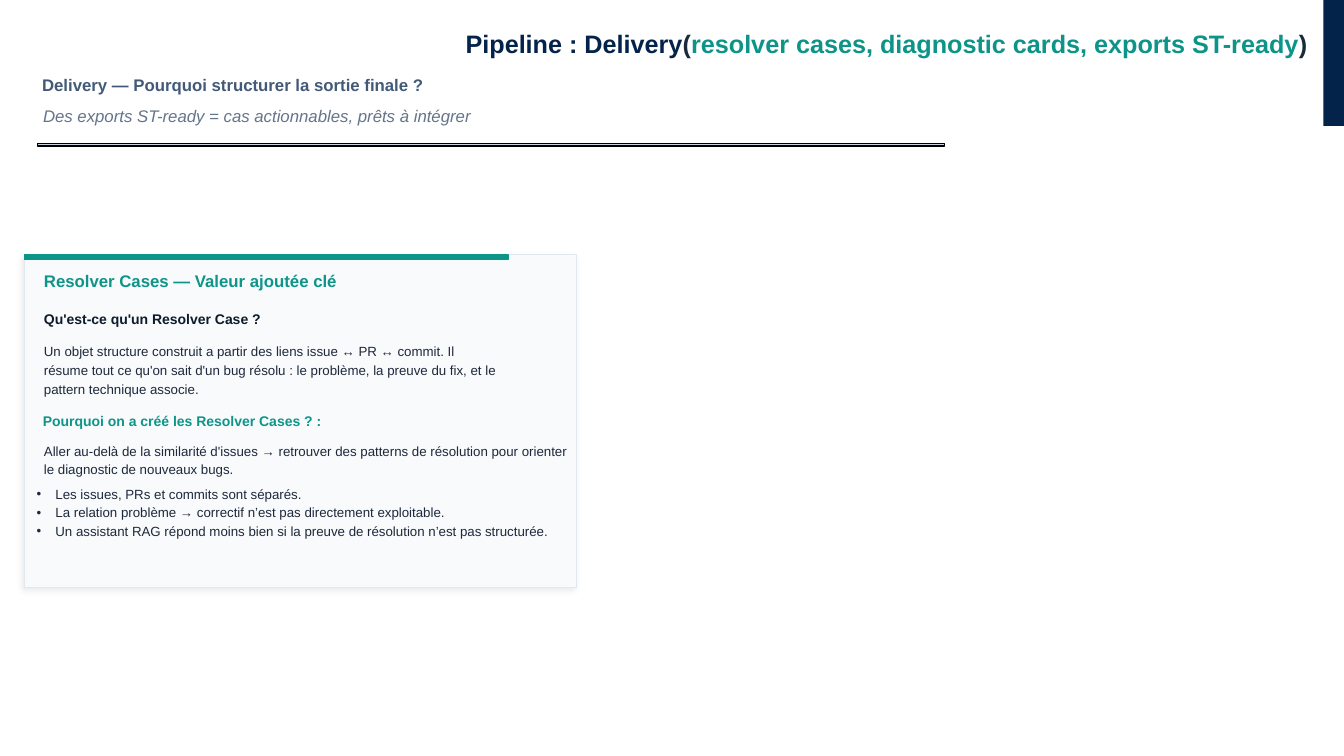
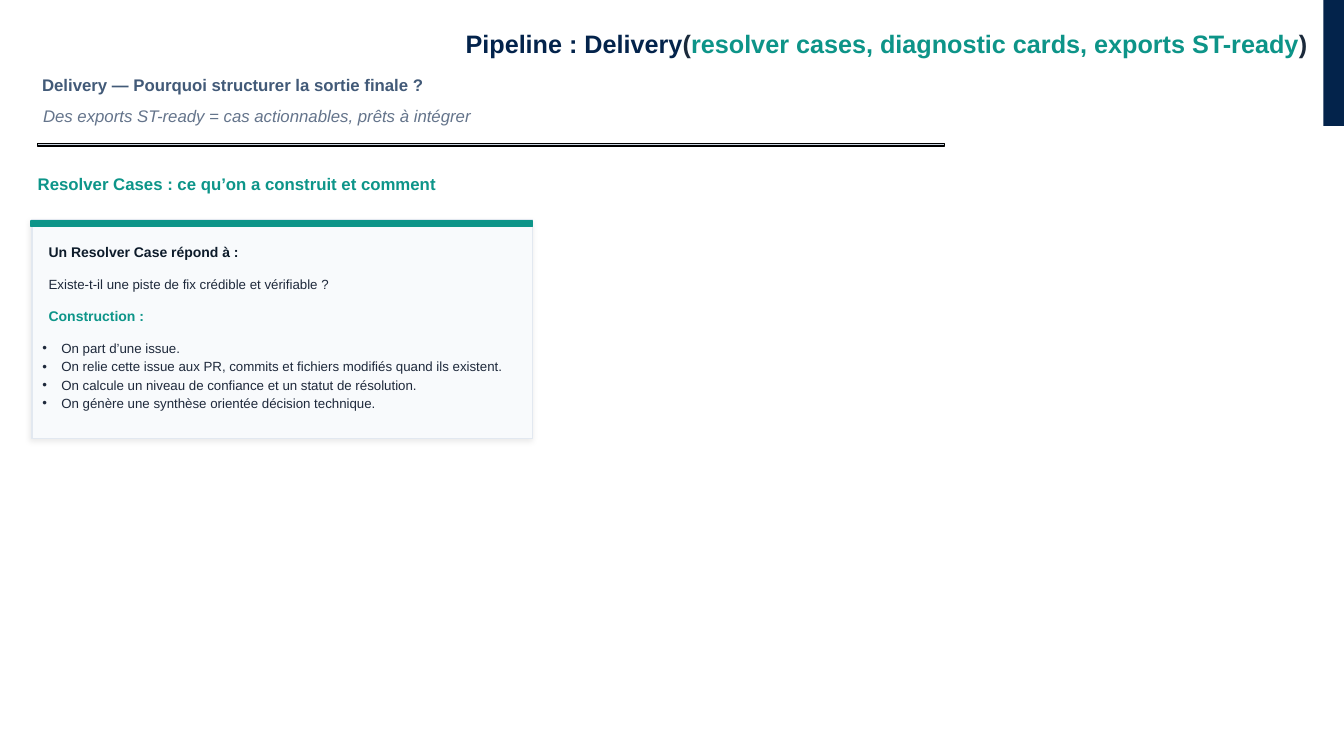
Before and after one commit to ALABSTM/stm32cube-gh-kb-pipeline, a slide deck: slide 28 of docs/PresentationEquipe_S&M_V2.pptx (slide 25 before the commit). Drawn at 1344x756 pixels with LibreOffice and Linux fonts; fonts in the diff are those of the drawing; background and template pictures are left out. Boxes give left, top, right and bottom in pixels: in the first picture for what was removed or moved away, otherwise in the second. Text is boxed around its words. In the diff, an @@ line names an element or a change of style, - is before the commit and + after.

Commit message:
feat(delivery): add manual ST-ready files split pipeline

```diff
--- a/docs/PresentationEquipe_S&M_V2.pptx
+++ b/docs/PresentationEquipe_S&M_V2.pptx
@@ text at box(38, 178, 436, 194): text changed @@
-Resolver Cases — Valeur ajoutée clé
+Resolver Cases : ce qu’on a construit et comment
@@ rectangle: place and size @@
-rectangle at box(24, 255, 508, 260)
+rectangle at box(31, 221, 533, 226)
@@ rectangle: place and size @@
-rectangle at box(24, 255, 577, 588)
+rectangle at box(32, 220, 533, 439)
@@ text at box(49, 246, 230, 260): text changed @@
-Qu'est-ce qu'un Resolver Case ?
+Un Resolver Case répond à :
@@ text at box(49, 279, 318, 292): text changed @@
-Un objet structure construit a partir des liens issue ↔ PR ↔ commit. Il résume tout ce qu'on sait d'un bug résolu : le problème, la preuve du fix, et le pattern technique associe.
+Existe-t-il une piste de fix crédible et vérifiable ?
@@ text at box(49, 311, 136, 321): text changed @@
-Pourquoi on a créé les Resolver Cases ? :
+Construction :
@@ text at box(61, 343, 502, 411): text changed @@
-• Les issues, PRs et commits sont séparés.
-• La relation problème → correctif n’est pas directement exploitable.
-• Un assistant RAG répond moins bien si la preuve de résolution n’est pas structurée.
+• On part d’une issue.
+• On relie cette issue aux PR, commits et fichiers modifiés quand ils existent.
+• On calcule un niveau de confiance et un statut de résolution.
+• On génère une synthèse orientée décision technique.
@@ text removed at box(44, 446, 567, 477) @@
-Aller au-delà de la similarité d'issues → retrouver des patterns de résolution pour orienter le diagnostic de nouveaux bugs.
```
Also in this commit, not shown: 1 other slide changed, 4 slides added.
